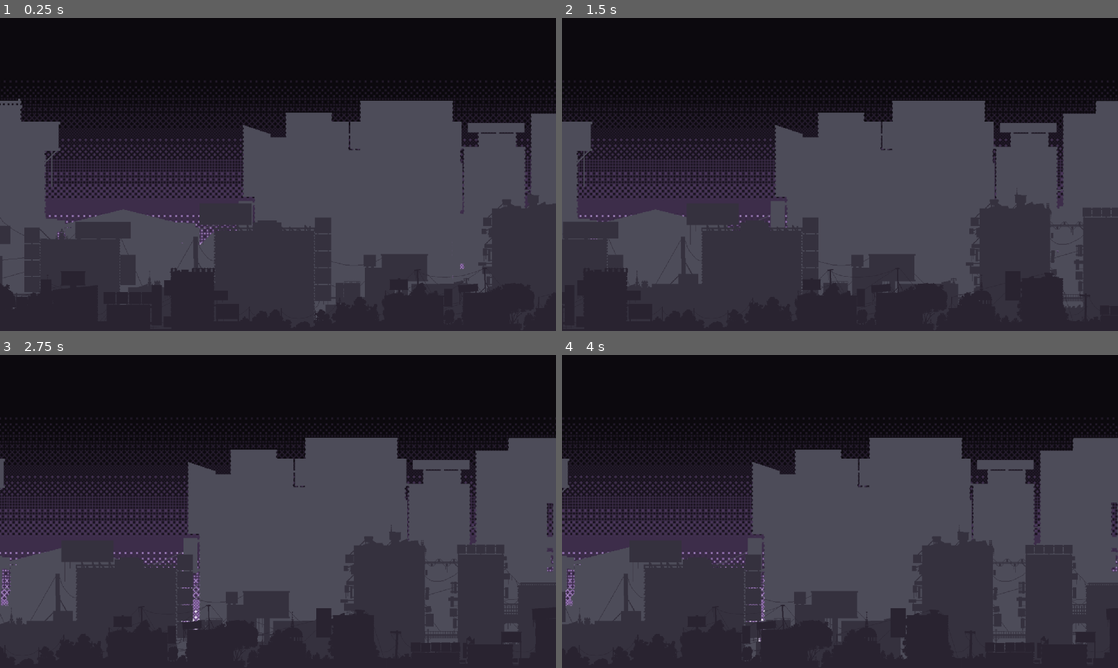
Above: before the commit, frames 1-4 (two rows, left to right).
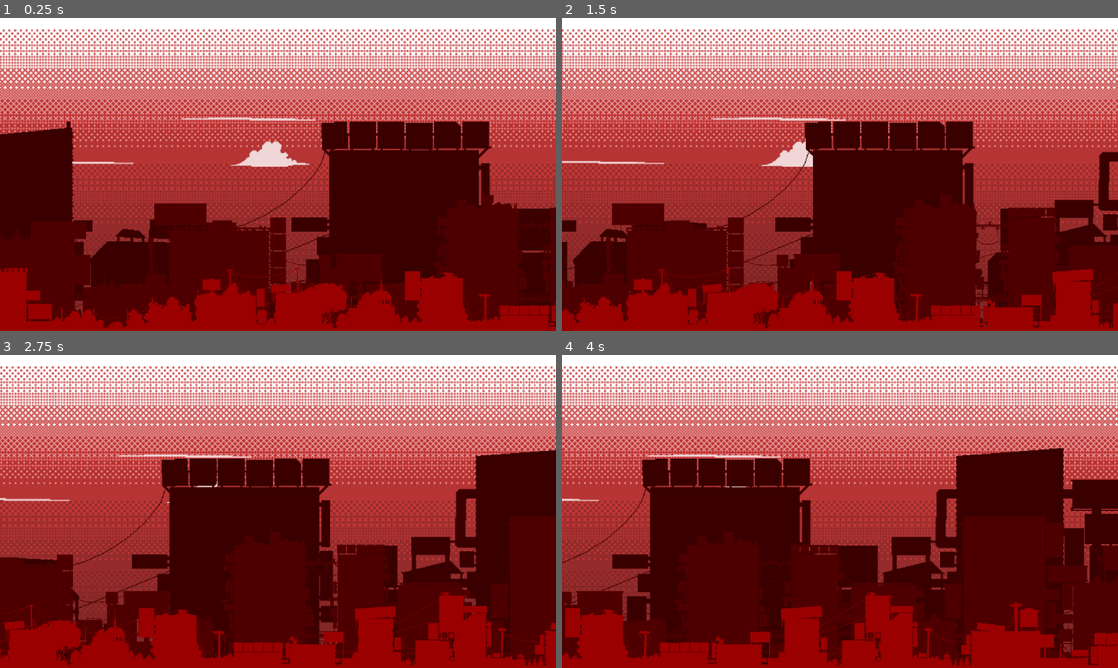
Above: after the commit, the same moments.

Repository: WyattAlexander-001/Pomodoro_Game
Game: Godot game, scene res://scenes/Parallax.tscn
Two runs of this game, one before a commit and one after it. Both use one fixed random seed, a clock stepped at 60 frames per second and the inputs below.
Inputs:
- Up to frame 1 (0.25 s): no input
- Up to frame 2 (1.5 s): hold D (right) 0.53-1.28 s; hold S (down) from 1.28 s (still down)
- Up to frame 3 (2.75 s): release S (down) at 2.03 s; hold D (right) from 2.03 s (still down)
- Up to frame 4 (4 s): release D (right) at 2.78 s; hold W (up) 2.78-3.53 s; hold A (left) from 3.53 s (still down)

The runs differ from the first frame. In frame 1, 100% of the frame differs, in the area x 0-100%, y 0-100%; in frame 2, 100%; in frame 3, 100%; in frame 4, 100%.

Commit message:
I finally like my bg. It's done

Diff:
--- a/pomodoro_game/scenes/Parallax.tscn
+++ b/pomodoro_game/scenes/Parallax.tscn
@@ -1,13 +1,16 @@
-[gd_scene load_steps=6 format=3 uid="uid://5bkdtbngqrtj"]
+[gd_scene load_steps=8 format=3 uid="uid://5bkdtbngqrtj"]
 
-[ext_resource type="Texture2D" uid="uid://djwifniclexrp" path="res://assets/images/cloudsPurple.png" id="1_qmnk3"]
+[ext_resource type="Texture2D" uid="uid://dp0ug5pq0ktfo" path="res://assets/images/bg_red.png" id="1_q76ol"]
+[ext_resource type="Texture2D" uid="uid://r17bl6im7nih" path="res://assets/images/clouds.png" id="2_6kliv"]
+[ext_resource type="Texture2D" uid="uid://bgbblgkhrjq0i" path="res://assets/images/city_back_red.png" id="2_c2ar7"]
 [ext_resource type="Script" path="res://scripts/scroll_controller.gd" id="2_g7xhf"]
-[ext_resource type="Texture2D" uid="uid://dqow3s0m4tt5j" path="res://assets/images/backgroundGray.png" id="2_lewje"]
-[ext_resource type="Texture2D" uid="uid://dyxdntfb70yn" path="res://assets/images/midHalfSize.png" id="3_hnw77"]
-[ext_resource type="Texture2D" uid="uid://bk2t7c7y2y8hu" path="res://assets/images/frontSmall.png" id="4_nmq1p"]
+[ext_resource type="Texture2D" uid="uid://v1r4aiq37dw" path="res://assets/images/city_mid_red.png" id="3_5cnvf"]
+[ext_resource type="Texture2D" uid="uid://cdh61hmfb0p26" path="res://assets/images/clouds-infront.png" id="4_43qys"]
+[ext_resource type="Texture2D" uid="uid://dc06clqkgn408" path="res://assets/images/city_red_small.png" id="4_fafg8"]
 
 [node name="Parallax" type="Node2D"]
 metadata/_edit_horizontal_guides_ = [722.0]
+metadata/_edit_vertical_guides_ = [-4487.0]
 
 [node name="MyParallax" type="Node2D" parent="."]
 position = Vector2(640, 360)
@@ -20,37 +23,57 @@
 
 [node name="Background" type="Sprite2D" parent="MyParallax/Sky"]
 texture_filter = 1
-texture = ExtResource("1_qmnk3")
+texture = ExtResource("1_q76ol")
+
+[node name="Cloud-Behind" type="Parallax2D" parent="MyParallax"]
+texture_filter = 1
+scroll_scale = Vector2(0.12, 0)
+repeat_size = Vector2(10240, 0)
+repeat_times = 3
+
+[node name="Cloud" type="Sprite2D" parent="MyParallax/Cloud-Behind"]
+texture_filter = 1
+texture = ExtResource("2_6kliv")
 
 [node name="Back" type="Parallax2D" parent="MyParallax"]
 texture_filter = 1
-scroll_scale = Vector2(0.2, 0)
-repeat_size = Vector2(6400, 0)
+scroll_scale = Vector2(0.3, 0)
+repeat_size = Vector2(10240, 0)
 repeat_times = 3
 
 [node name="City" type="Sprite2D" parent="MyParallax/Back"]
 texture_filter = 1
-texture = ExtResource("2_lewje")
+texture = ExtResource("2_c2ar7")
+
+[node name="Cloud-In-Front" type="Parallax2D" parent="MyParallax"]
+texture_filter = 1
+scroll_scale = Vector2(0.12, 0)
+repeat_size = Vector2(10240, 0)
+repeat_times = 3
+
+[node name="Cloud" type="Sprite2D" parent="MyParallax/Cloud-In-Front"]
+texture_filter = 1
+texture = ExtResource("4_43qys")
 
 [node name="Middle" type="Parallax2D" parent="MyParallax"]
 texture_filter = 1
-scroll_scale = Vector2(0.5, 0)
-repeat_size = Vector2(6400, 0)
+scroll_scale = Vector2(0.4, 0)
+repeat_size = Vector2(10240, 0)
 repeat_times = 3
 
 [node name="City" type="Sprite2D" parent="MyParallax/Middle"]
 texture_filter = 1
-texture = ExtResource("3_hnw77")
+texture = ExtResource("3_5cnvf")
 
 [node name="Front" type="Parallax2D" parent="MyParallax"]
 texture_filter = 1
-scroll_scale = Vector2(1, 0)
-repeat_size = Vector2(6400, 0)
+scroll_scale = Vector2(0.5, 0)
+repeat_size = Vector2(10240, 0)
 repeat_times = 3
 
 [node name="City" type="Sprite2D" parent="MyParallax/Front"]
 texture_filter = 1
-texture = ExtResource("4_nmq1p")
+texture = ExtResource("4_fafg8")
 
 [node name="ScrollController" type="Node2D" parent="."]
 position = Vector2(-165, -108)
--- a/pomodoro_game/scripts/scroll_controller.gd
+++ b/pomodoro_game/scripts/scroll_controller.gd
@@ -1,7 +1,8 @@
 extends Node2D
 
 const SPEED = 500
+var axis = 1
 
 func _process(delta: float) -> void:
-	var axis = Input.get_axis("left","right")
+	#var axis = Input.get_axis("left","right")
 	position.x += axis * SPEED * delta
Binary file added: pomodoro_game/assets/images/bg_red.png
Not shown, added: pomodoro_game/assets/images/bg_red.png.import
Binary file added: pomodoro_game/assets/images/city_back_red.png
Not shown, added: pomodoro_game/assets/images/city_back_red.png.import
Binary file added: pomodoro_game/assets/images/city_mid_red.png
Not shown, added: pomodoro_game/assets/images/city_mid_red.png.import
Binary file added: pomodoro_game/assets/images/city_red_small.png
Not shown, added: pomodoro_game/assets/images/city_red_small.png.import
Binary file added: pomodoro_game/assets/images/clouds-infront.png
Not shown, added: pomodoro_game/assets/images/clouds-infront.png.import
Binary file added: pomodoro_game/assets/images/clouds.png
Not shown, added: pomodoro_game/assets/images/clouds.png.import
(and 1 more such lines)
